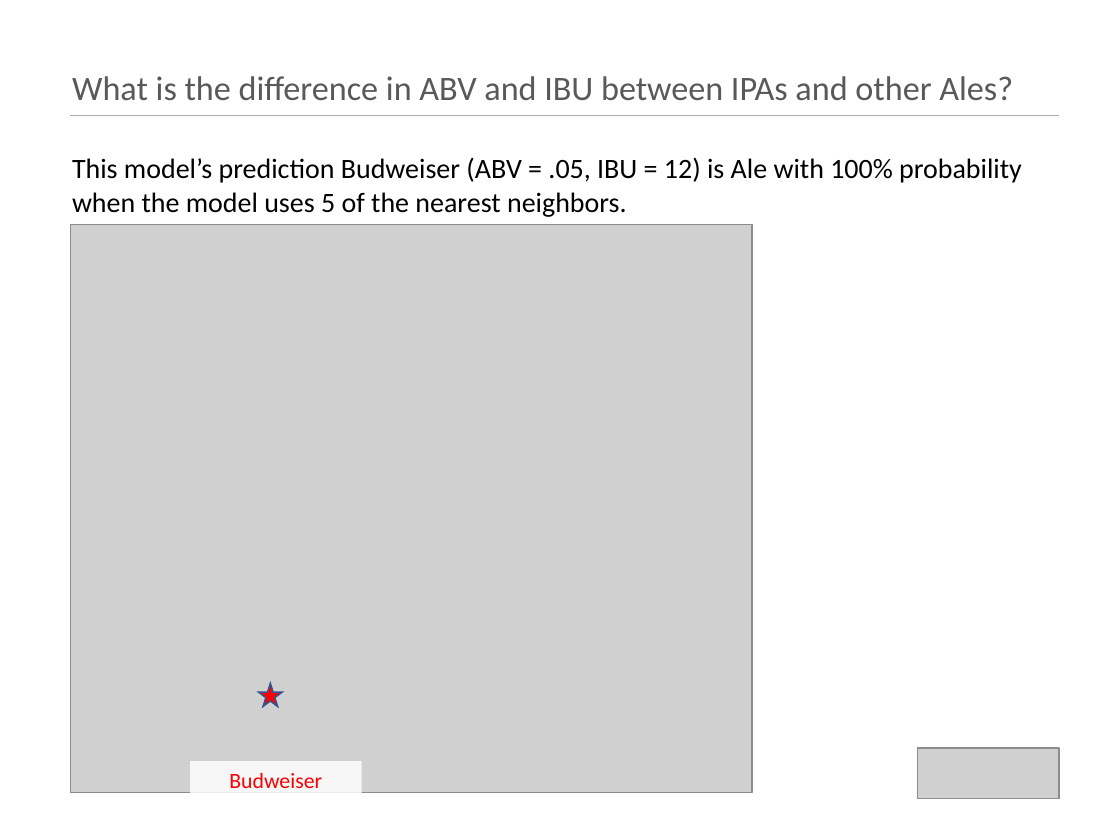
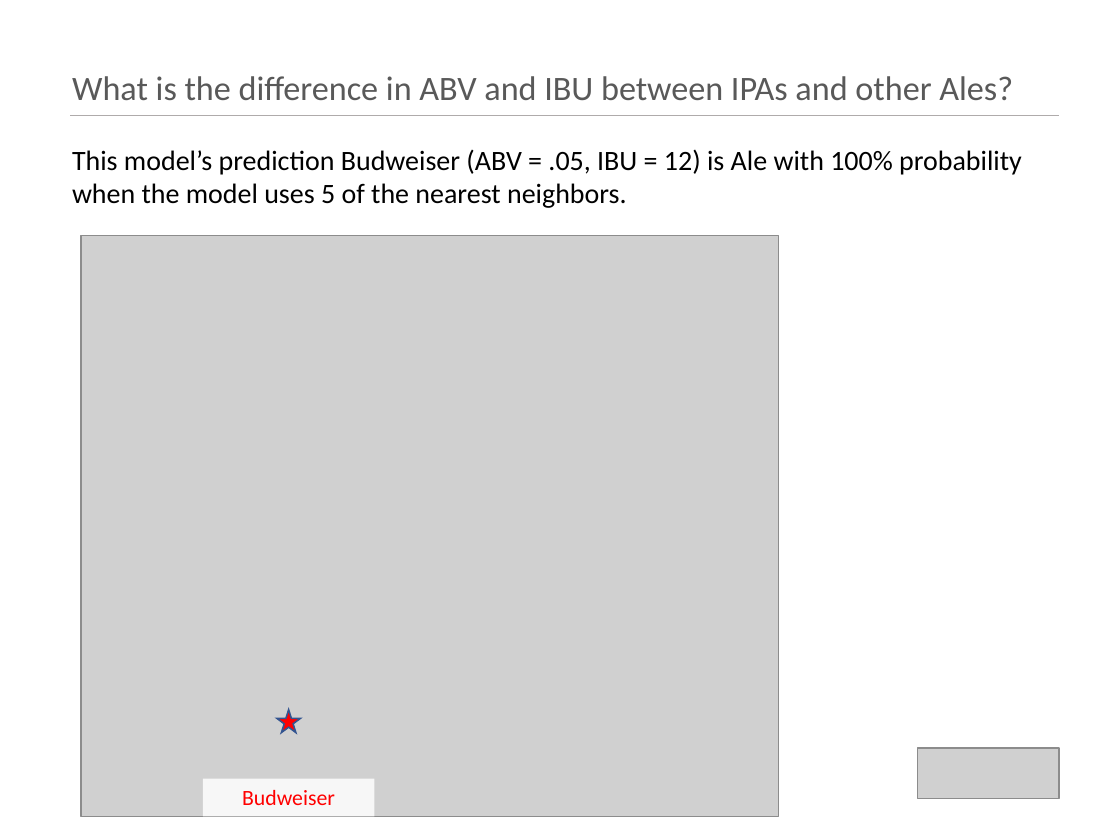
Before and after one commit to kristxh/6306-CaseStudy1-Beer, a slide deck: slide 14 of case_study_1_budweiser.pptx. Drawn at 1120x840 pixels with LibreOffice and Linux fonts; fonts in the diff are those of the drawing; grey boxes stand for pictures. Boxes give left, top, right and bottom in pixels: in the first picture for what was removed or moved away, otherwise in the second. Text is boxed around its words. In the diff, an @@ line names an element or a change of style, - is before the commit and + after.

```diff
--- a/case_study_1_budweiser.pptx
+++ b/case_study_1_budweiser.pptx
@@ text "This model’s prediction Budweiser (ABV ..." moved from (x1=72, y1=157, x2=1022, y2=217) to (x1=72, y1=149, x2=1022, y2=208) @@
@@ picture resized from (x1=71, y1=224, x2=753, y2=792) to (x1=81, y1=235, x2=778, y2=816) @@
@@ star moved from (x1=259, y1=683, x2=282, y2=707) to (x1=277, y1=710, x2=300, y2=734) @@
@@ rectangle "Budweiser" moved from (x1=190, y1=762, x2=362, y2=800) to (x1=203, y1=778, x2=374, y2=816) @@
```
Also in this commit, not shown: 2 other slides changed, 2 other files.
